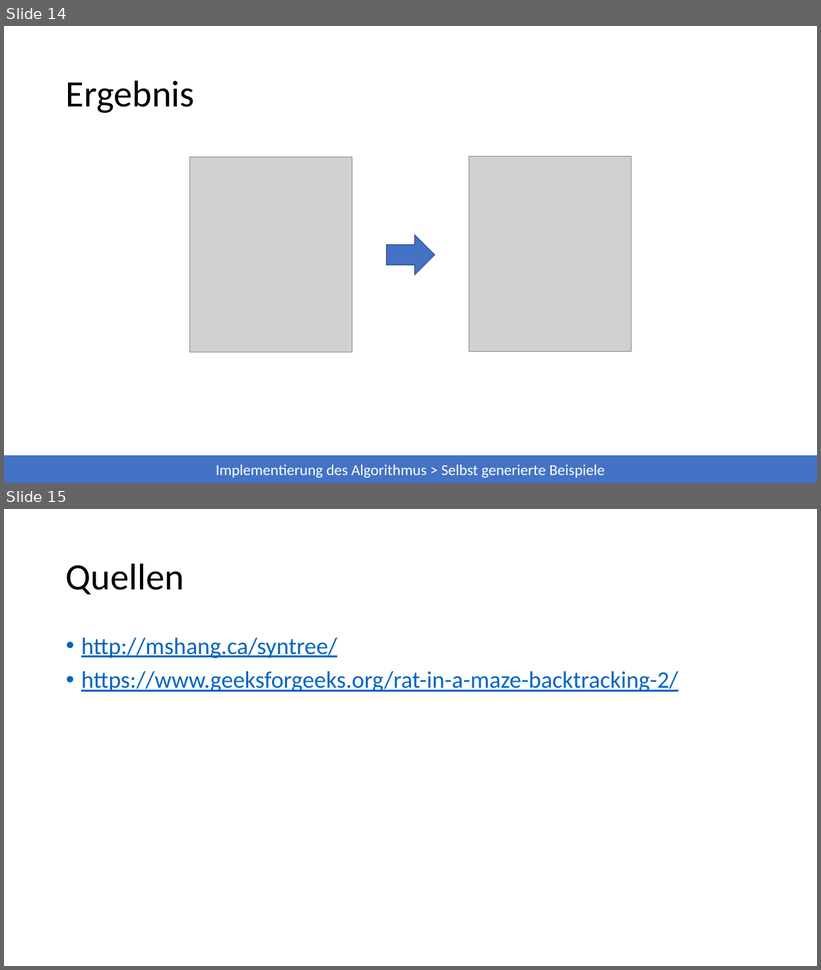
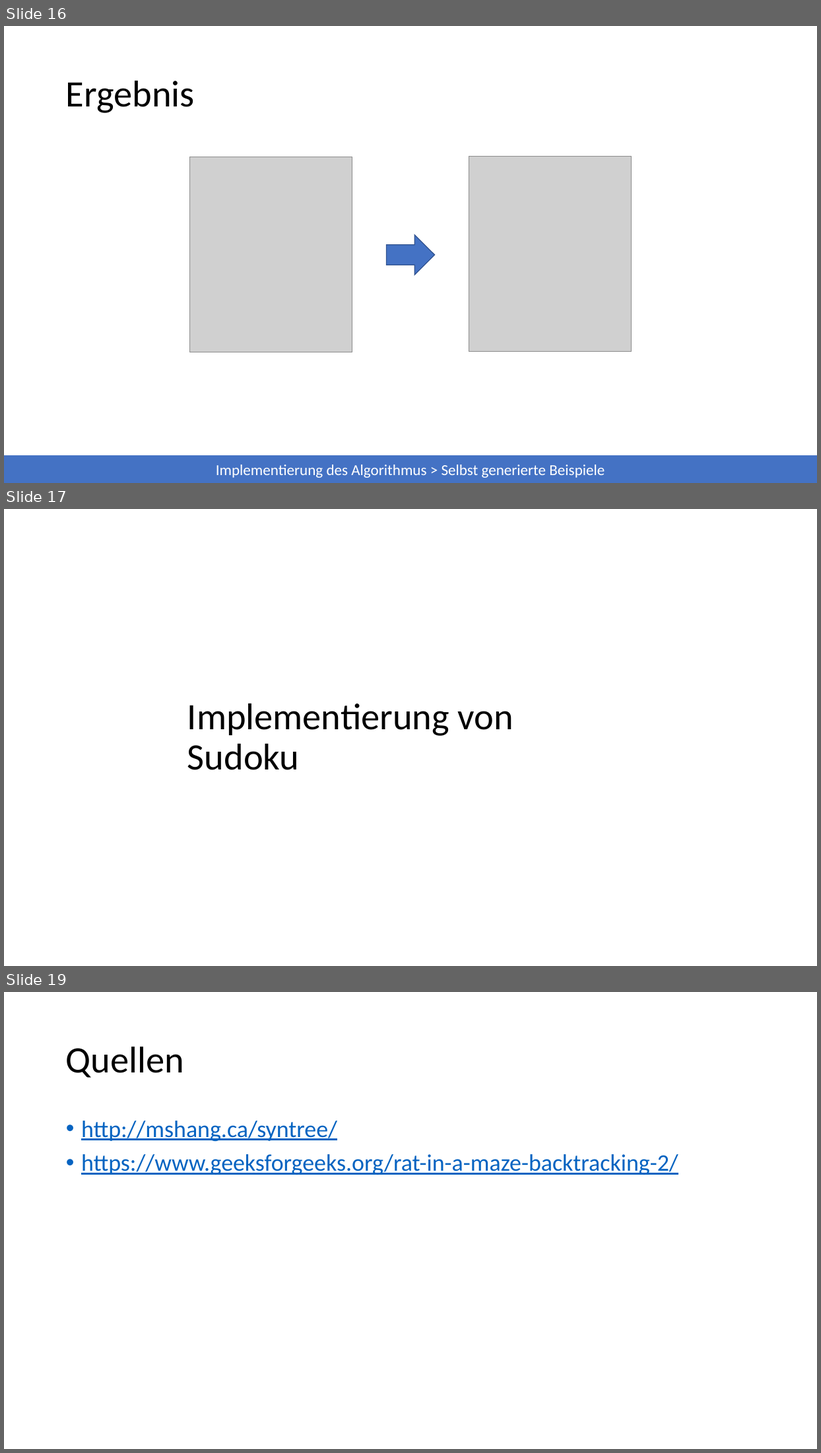
Before and after one commit to 7rebux/backtracking, a slide deck: _presentation/main.pptx. Shown one above the other, each under a label of ours: slides 14 and 15 before the commit, slides 16, 17 and 19 after it; the slides between them are not shown. The pictures are 821x970 and 821x1453 pixels, drawn with LibreOffice and Linux fonts; fonts in the diff are those of the drawing; grey boxes stand for pictures. Boxes give left, top, right and bottom in pixels: in the first picture for what was removed or moved away, otherwise in the second. Text is boxed around its words. In the diff, an @@ line names an element or a change of style, - is before the commit and + after.

```diff
--- a/_presentation/main.pptx
+++ b/_presentation/main.pptx
@@ slide 17 added at (x1=4, y1=509, x2=817, y2=966), background #FFFFFF @@
@@ title added at (x1=187, y1=703, x2=514, y2=770), 44 pt, text #000000 @@
+Implementierung von Sudoku
@@ what was slide 14 is now slide 16 @@
@@ what was slide 15 is now slide 19 @@
```
Also in this commit, not shown: 2 slides changed, 3 other slides added.
